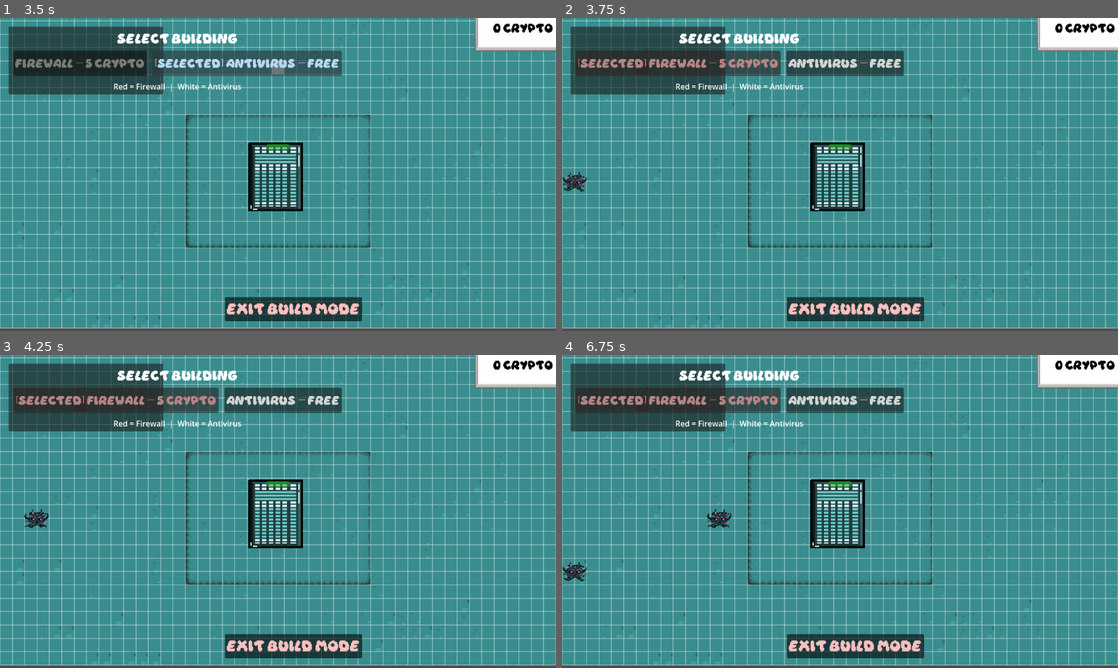
Above: before the commit, frames 1-4 (two rows, left to right).
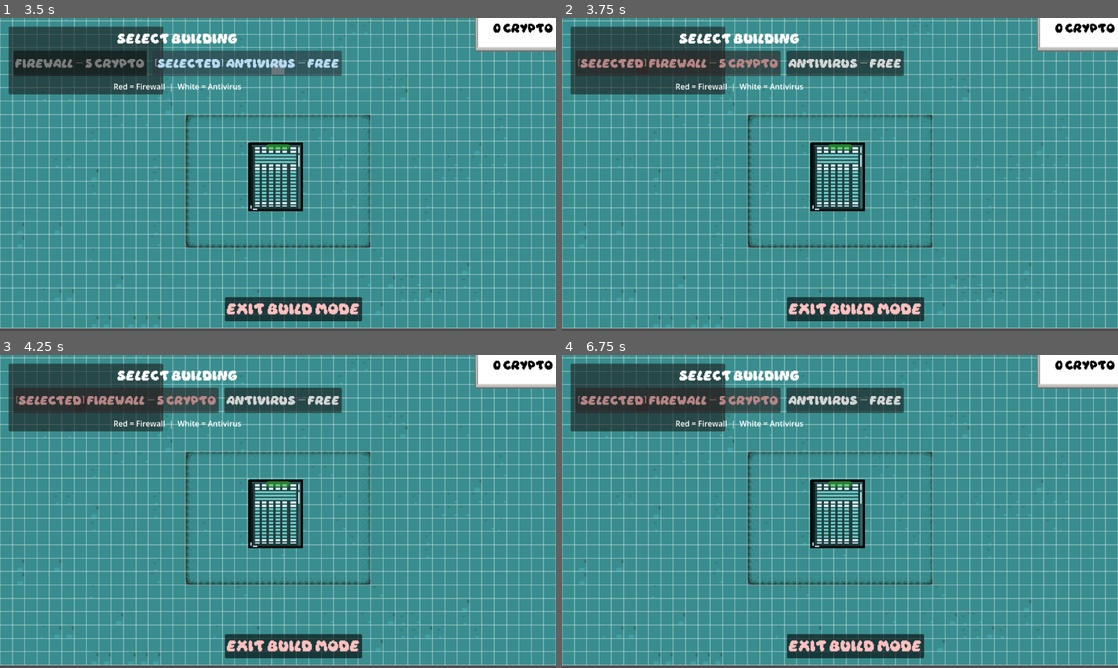
Above: after the commit, the same moments.

Repository: zoebiscuit/You-veGotMal
Game: Godot game, scene res://home_screen.tscn
The game is run twice, just before and just after one commit, with the same random seed, the same clock (stepped at 60 frames per second) and the same inputs.
Inputs:
- Up to frame 1 (3.5 s): click "play" at 0.5 s; click "Build Mode" at 1.25 s; click "[SELECTED] Firewall — 5 Crypto" at 2 s; click "Antivirus — FREE" at 2.75 s
- Up to frame 2 (3.75 s): click "Firewall — 5 Crypto" at 3.5 s
- Up to frame 3 (4.25 s): no input
- Up to frame 4 (6.75 s): click "[SELECTED] Firewall — 5 Crypto" at 4.25 s; click "Antivirus — FREE" at 5 s; click "[SELECTED] Antivirus — FREE" at 5.75 s; click "Firewall — 5 Crypto" at 6.5 s

Frame 1 is identical in both runs. In frame 2, 0.2% of the frame differs, in the area x 0-5%, y 49-56%; in frame 3, 0.2%; in frame 4, 0.3%, in the area x 0-31%, y 49-73%.

Commit message:
Added pause functionality to build mode

Diff:
--- a/you've-got-mail/Buildings/antivirus.gd
+++ b/you've-got-mail/Buildings/antivirus.gd
@@ -87,6 +87,8 @@
 	return max(tower_size.x, tower_size.y) * 0.5
 
 func _on_retarget_timer_timeout() -> void:
+	if Global.gameplay_paused:
+		return
 	if destroyed:
 		return
 	current_target = _find_nearest_enemy_in_range()
@@ -97,6 +99,8 @@
 		fire_timer.stop()
 
 func _on_fire_timer_timeout() -> void:
+	if Global.gameplay_paused:
+		return
 	if destroyed:
 		fire_timer.stop()
 		return
--- a/you've-got-mail/Enemies/enemy.gd
+++ b/you've-got-mail/Enemies/enemy.gd
@@ -58,6 +58,10 @@
 	_update_animation_state()
 
 func _physics_process(_delta: float) -> void:
+	if Global.gameplay_paused:
+		velocity = Vector2.ZERO
+		move_and_slide()
+		return
 	if _dead:
 		velocity = Vector2.ZERO
 		move_and_slide()
@@ -152,6 +156,8 @@
 	queue_free()
 
 func _on_attack_timer_timeout() -> void:
+	if Global.gameplay_paused:
+		return
 	if _dead or not _is_target_valid():
 		_stop_attacking()
 		_update_animation_state()
@@ -168,6 +174,8 @@
 		acquire_target()
 
 func _on_retarget_timer_timeout() -> void:
+	if Global.gameplay_paused:
+		return
 	if _dead:
 		return
 	if level == null or not level.has_method("find_nearest_structure_target"):
--- a/you've-got-mail/Global.gd
+++ b/you've-got-mail/Global.gd
@@ -5,6 +5,7 @@
 var GlobalServerHealth := 0
 var GlobalMonsterAmount := 0
 var first_antivirus_placed := false
+var gameplay_paused := false
 
 func reset_run_state() -> void:
 	GlobalCrypto = 0
@@ -12,6 +13,7 @@
 	GlobalServerHealth = 0
 	GlobalMonsterAmount = 0
 	first_antivirus_placed = false
+	gameplay_paused = false
 
 func can_afford(amount: int) -> bool:
 	return amount <= 0 or GlobalCrypto >= amount
--- a/you've-got-mail/build_system.gd
+++ b/you've-got-mail/build_system.gd
@@ -44,6 +44,7 @@
 @onready var selection_panel: Panel = get_node_or_null(selection_panel_path) as Panel
 @onready var firewall_button: Button = get_node_or_null(firewall_button_path) as Button
 @onready var antivirus_button: Button = get_node_or_null(antivirus_button_path) as Button
+@onready var build_mode_ui: CanvasLayer = get_node_or_null("../BuildModeUI") as CanvasLayer
 
 func _ready() -> void:
 	if ground == null:
@@ -117,6 +118,7 @@
 	if build_mode_enabled == enabled:
 		return
 	build_mode_enabled = enabled
+	Global.gameplay_paused = build_mode_enabled
 	if not build_mode_enabled:
 		has_hovered_cell = false
 	_update_button_visuals()
--- a/you've-got-mail/enemy_spawner.gd
+++ b/you've-got-mail/enemy_spawner.gd
@@ -26,6 +26,8 @@
 	spawn_timer.start()
 
 func _on_spawn_timer_timeout() -> void:
+	if Global.gameplay_paused:
+		return
 	_cleanup_enemy_list()
 	if enemy_scene == null or camera == null or ground == null or enemies_container == null:
 		return
Not shown, changed: you've-got-mail/addons/godot_agent/conversations/003b03671715.json
